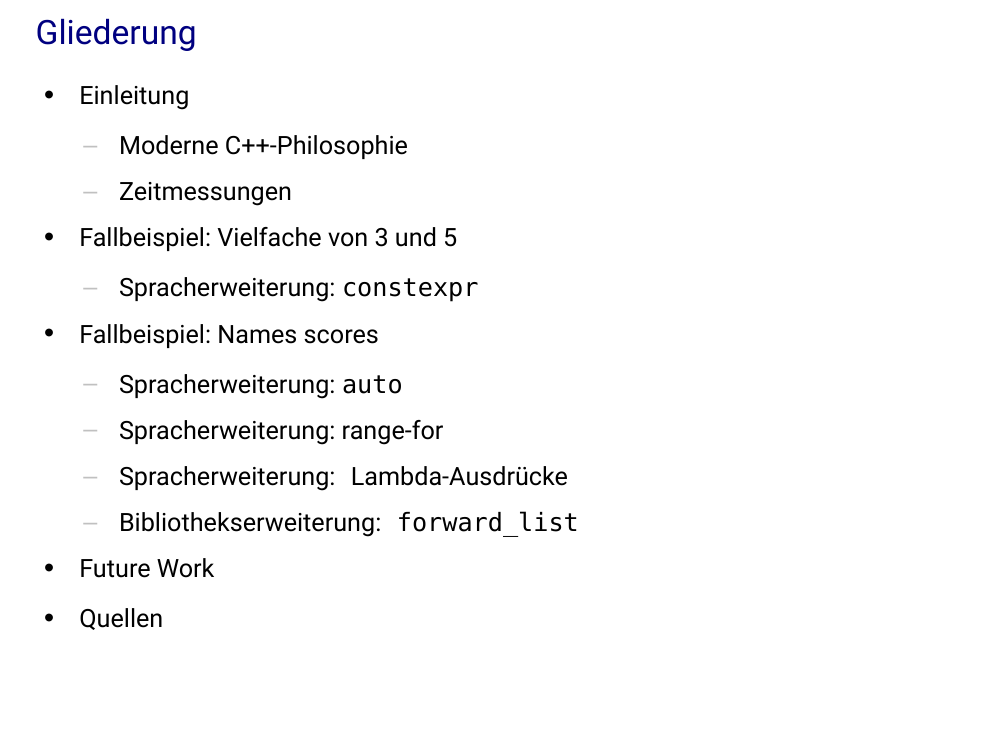
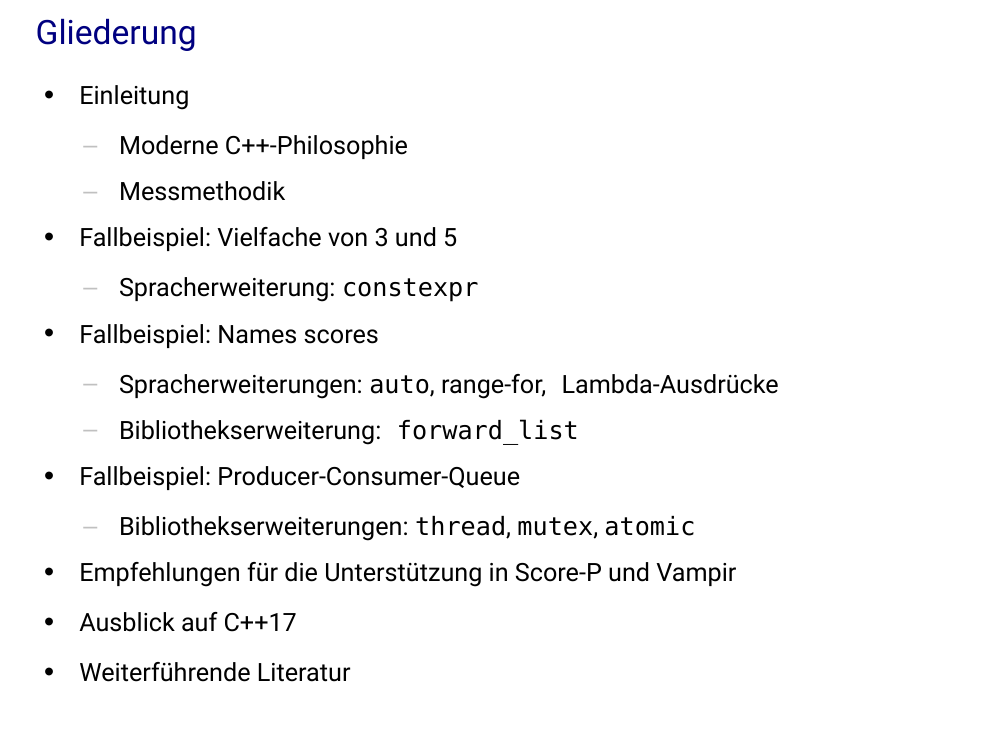
Before and after one commit to j-stephan/hs16, a slide deck: slide 3 of presentation/presentation.odp (slide 2 before the commit). Drawn at 1008x756 pixels with LibreOffice and Linux fonts; fonts in the diff are those of the drawing; background and template pictures are left out. Boxes give left, top, right and bottom in pixels: in the first picture for what was removed or moved away, otherwise in the second. Text is boxed around its words. In the diff, an @@ line names an element or a change of style, - is before the commit and + after.

```diff
--- a/presentation/presentation.odp
+++ b/presentation/presentation.odp
@@ text at (x1=119, y1=181, x2=285, y2=201): text changed @@
-  – Zeitmessungen
+  – Messmethodik
@@ text at (x1=119, y1=374, x2=779, y2=399): text changed @@
-  – Spracherweiterung: auto
-  – Spracherweiterung: range-for
-  – Spracherweiterung: Lambda-Ausdrücke
+  – Spracherweiterungen: auto, range-for, Lambda-Ausdrücke
@@ text at (x1=79, y1=466, x2=736, y2=682): text changed @@
-• Future Work
-• Quellen
+• Fallbeispiel: Producer-Consumer-Queue
+  – Bibliothekserweiterungen: thread, mutex, atomic
+• Empfehlungen für die Unterstützung in Score-P und Vampir
+• Ausblick auf C++17
+• Weiterführende Literatur
```
Also in this commit, not shown: 8 other slides changed, 21 slides added, 4 slides removed, 1 other file.
